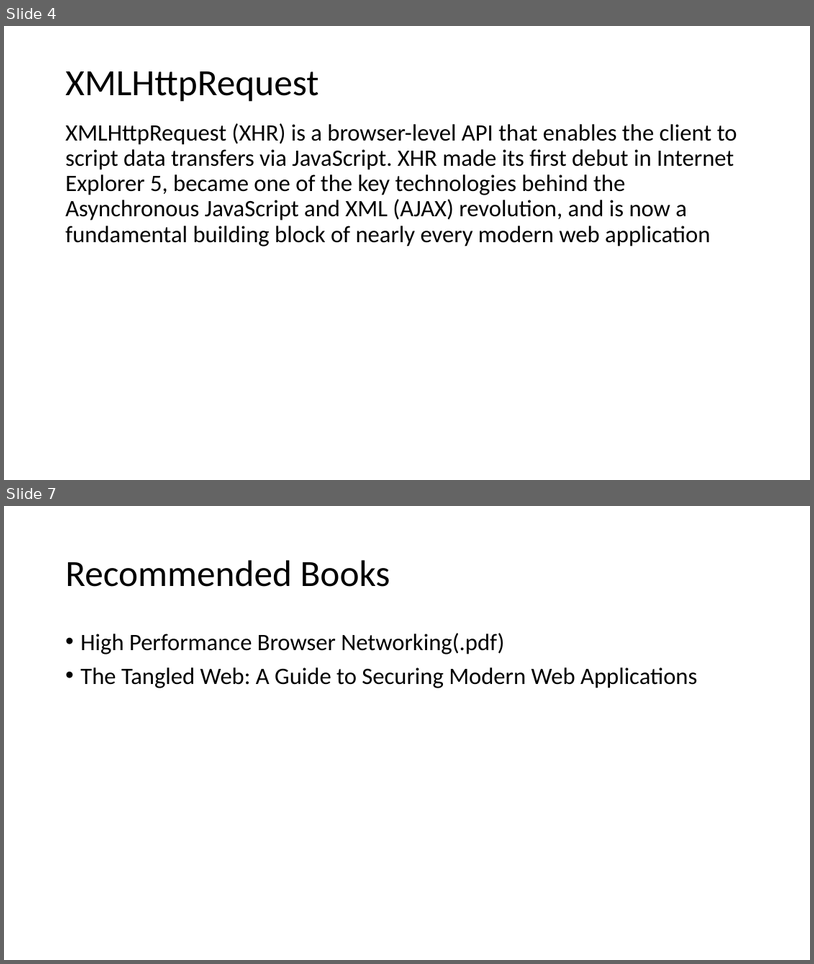
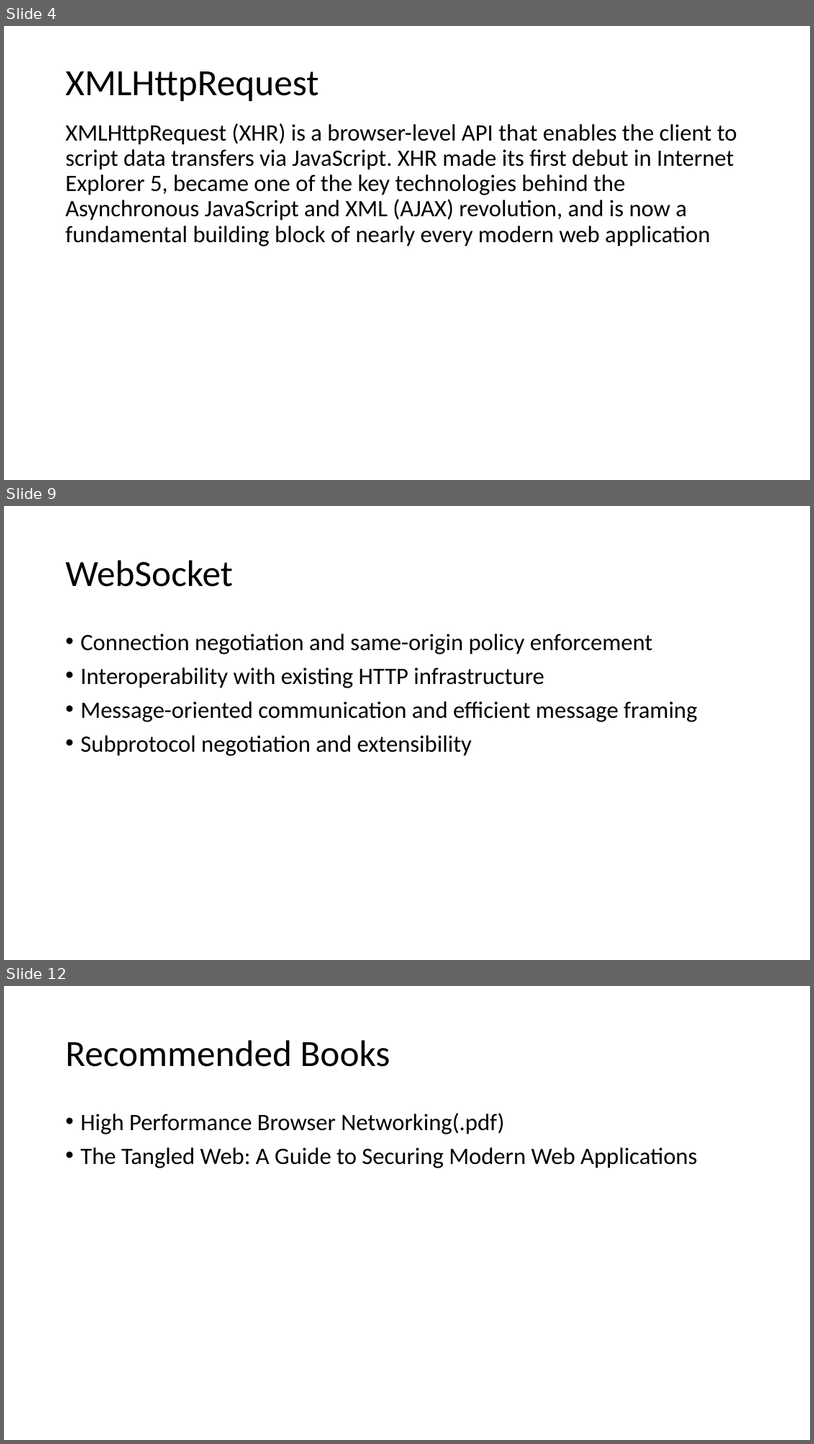
Before and after one commit to nkxiaochuan/BrowserNetworking, a slide deck: src/main/webapp/browser_networking.pptx. Shown one above the other, each under a label of ours: slides 4 and 7 before the commit, slides 4, 9 and 12 after it; the slides between them are not shown. The pictures are 814x964 and 814x1444 pixels, drawn with LibreOffice and Linux fonts; fonts in the diff are those of the drawing. Boxes give left, top, right and bottom in pixels: in the first picture for what was removed or moved away, otherwise in the second. Text is boxed around its words. In the diff, an @@ line names an element or a change of style, - is before the commit and + after.

```diff
--- a/src/main/webapp/browser_networking.pptx
+++ b/src/main/webapp/browser_networking.pptx
@@ slide 9 added at <box>4,506,810,960</box>, background #FFFFFF @@
@@ title added at <box>65,560,233,587</box>, 44 pt, text #000000 @@
+WebSocket
@@ text added at <box>80,633,697,756</box>, 28 pt, text #000000 @@
+• Connection negotiation and same-origin policy enforcement
+• Interoperability with existing HTTP infrastructure
+• Message-oriented communication and efficient message framing
+• Subprotocol negotiation and extensibility
@@ what was slide 7 is now slide 12 @@
```
Also in this commit, not shown: 1 slide changed, 5 other slides added, 1 slide removed.
